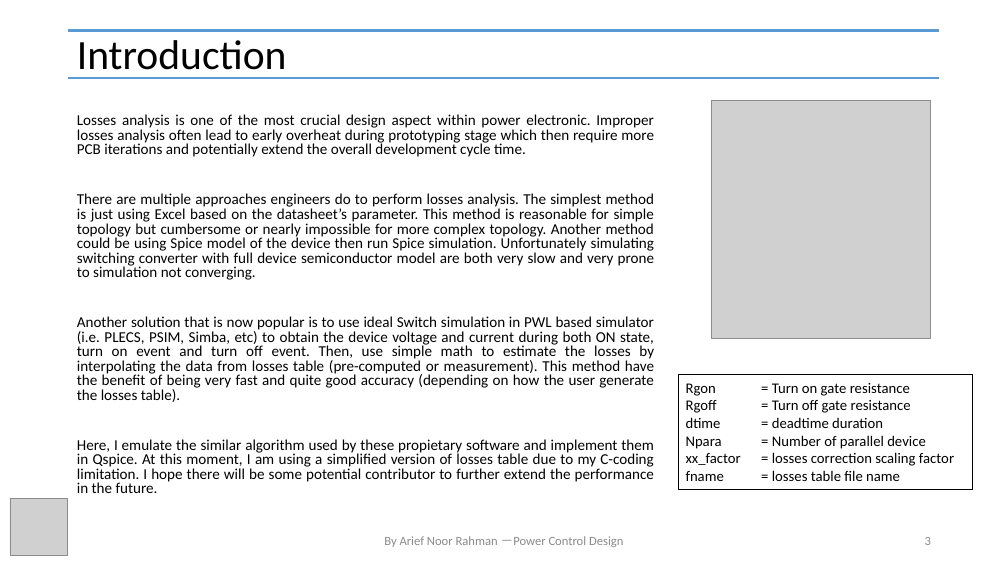
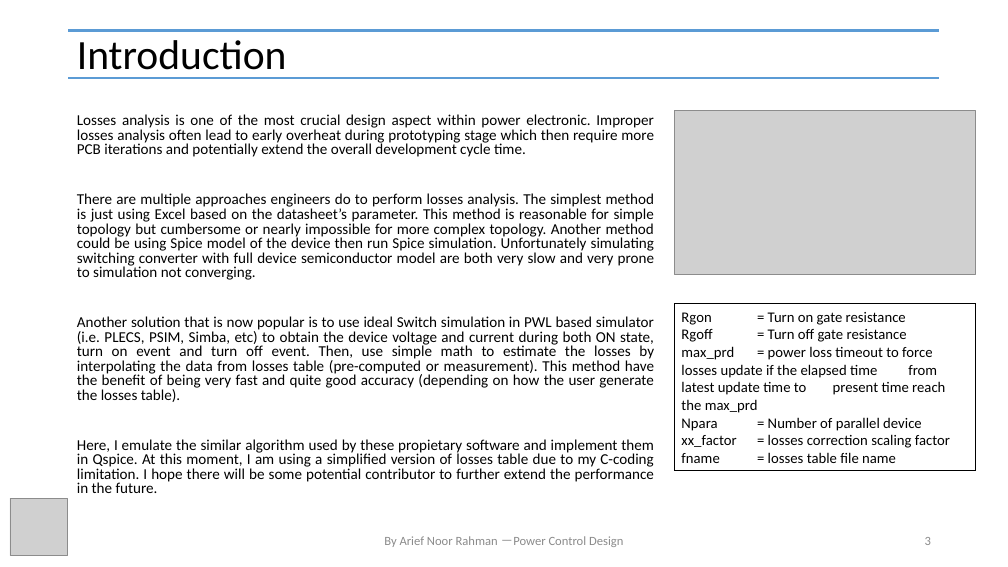
Before and after one commit to physicboy/QSPICE, a slide deck: slide 3 of Ideal PWL Transient Losses Analysis/PWL Losses Analysis.pptx. Drawn at 1008x567 pixels with LibreOffice and Linux fonts; fonts in the diff are those of the drawing; grey boxes stand for pictures; background and template pictures are left out. Boxes give left, top, right and bottom in pixels: in the first picture for what was removed or moved away, otherwise in the second. Text is boxed around its words. In the diff, an @@ line names an element or a change of style, - is before the commit and + after.

Commit message:
Rev 3 PWL losses push
push

```diff
--- a/Ideal PWL Transient Losses Analysis/PWL Losses Analysis.pptx
+++ b/Ideal PWL Transient Losses Analysis/PWL Losses Analysis.pptx
@@ picture: place and size @@
-picture at (712, 100, 932, 338)
+picture at (675, 110, 975, 274)
@@ rectangle "Rgon = Turn on gate ...": place and size @@
-rectangle "Rgon = Turn on gate ..." at (678, 375, 972, 489)
+rectangle "Rgon = Turn on gate ..." at (675, 304, 975, 470)
@@ text in rectangle at (681, 346, 945, 413): text changed @@
-dtime = deadtime duration
+max_prd = power loss timeout to force losses update if the elapsed time from latest update time to present time reach the max_prd
```
Also in this commit, not shown: 2 other slides changed, 1 slide added, 10 other files.
